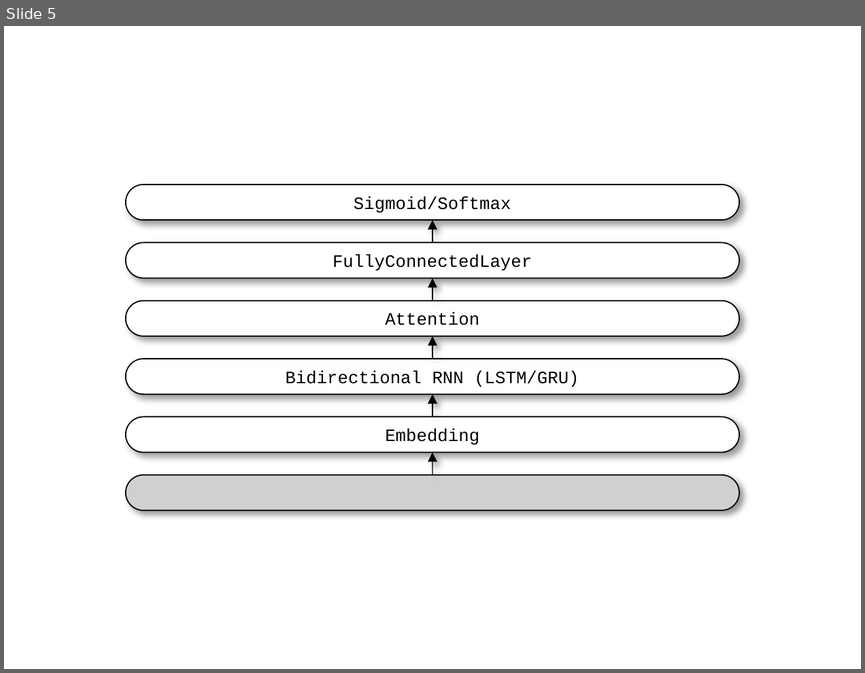
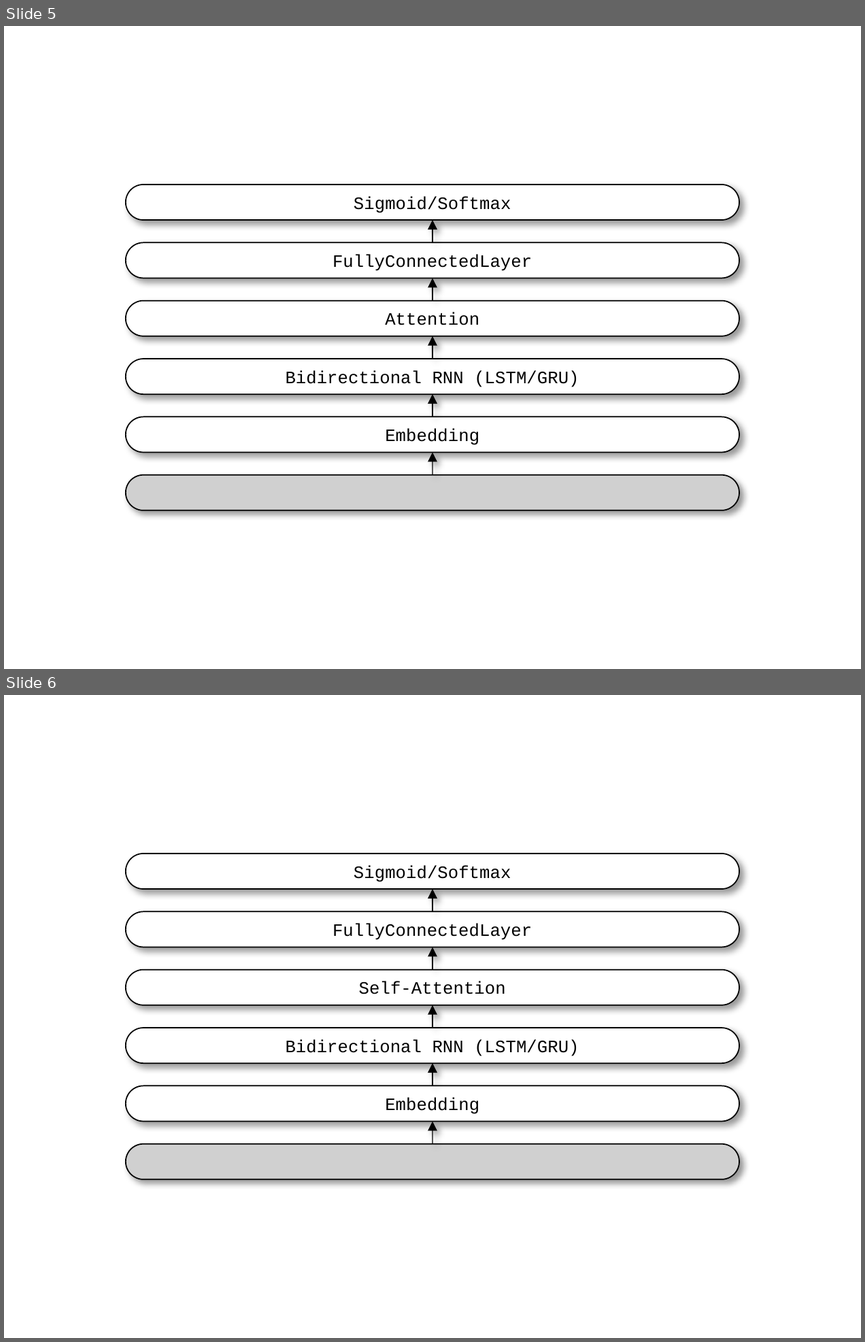
Before and after one commit to zdqzyx/zdqzyx.github.io, a slide deck: images/text_classification_images/figures.pptx. Shown one above the other, each under a label of ours: slide 5 before the commit, slides 5 and 6 after it. The pictures are 865x673 and 865x1342 pixels, drawn with LibreOffice and Linux fonts; fonts in the diff are those of the drawing; grey boxes stand for pictures. Boxes give left, top, right and bottom in pixels: in the first picture for what was removed or moved away, otherwise in the second. Text is boxed around its words. In the diff, an @@ line names an element or a change of style, - is before the commit and + after.

```diff
--- a/images/text_classification_images/figures.pptx
+++ b/images/text_classification_images/figures.pptx
@@ slide 6 added at bbox=[4, 695, 861, 1338], background #FFFFFF @@
@@ group added at bbox=[125, 854, 738, 1179]: 5 rounded rectangles, 5 arrows, 1 picture @@
+Embedding
+Bidirectional RNN (LSTM/GRU)
+Self-Attention
+FullyConnectedLayer
+Sigmoid/Softmax
```
Also in this commit, not shown: 1 other slide added, 30 other files.
